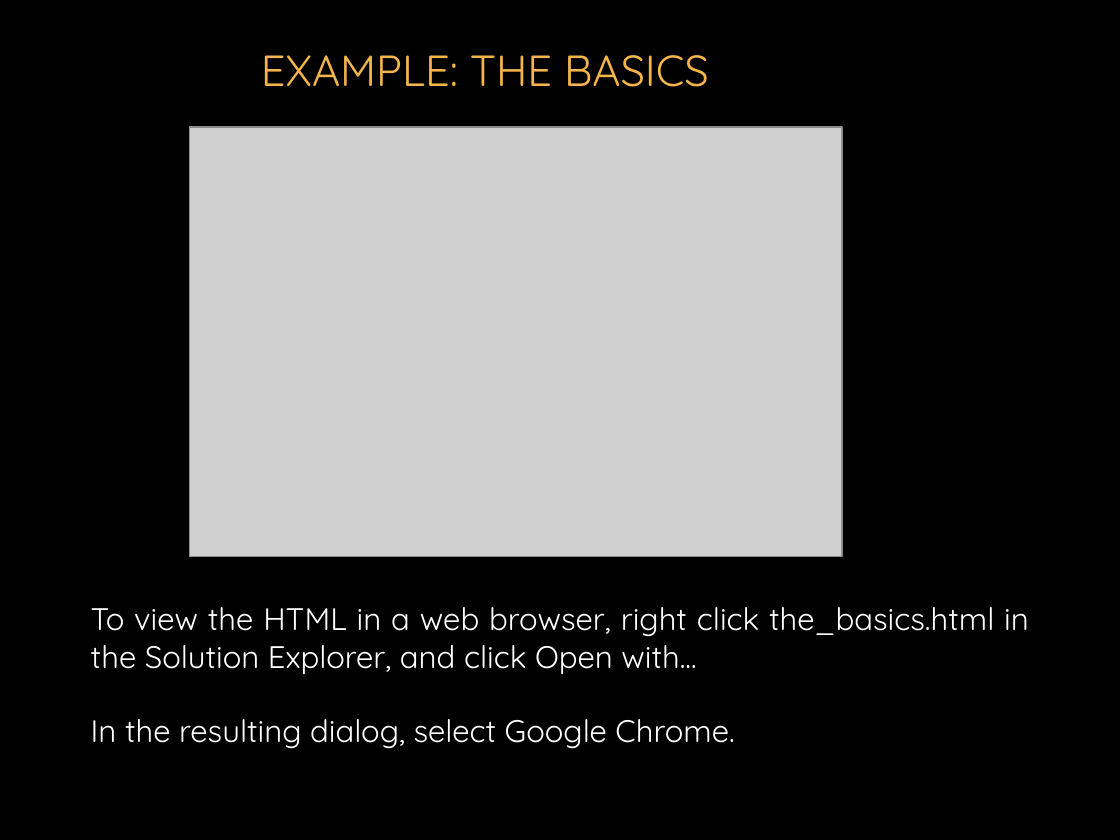
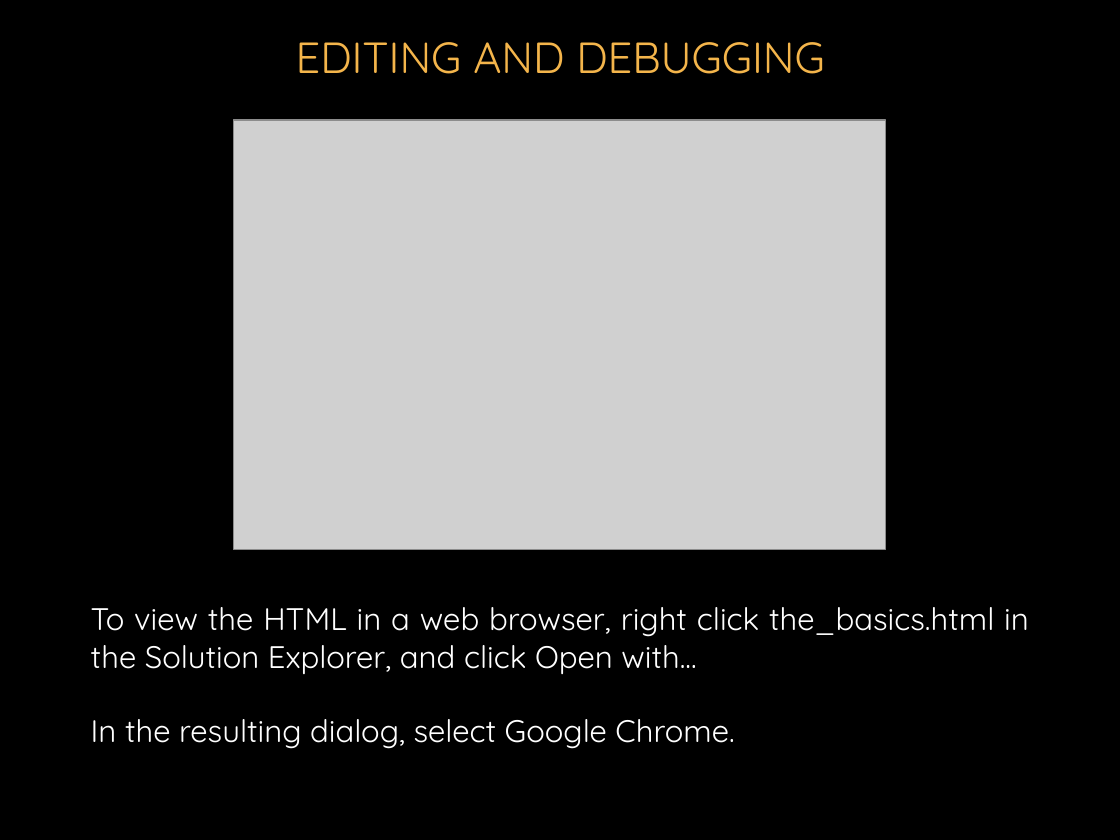
Before and after one commit to donfreiday/cpsc330-js, a slide deck: slide 35 of Javascript.pptx. Drawn at 1120x840 pixels with LibreOffice and Linux fonts; fonts in the diff are those of the drawing; grey boxes stand for pictures; background and template pictures are left out. Boxes give left, top, right and bottom in pixels: in the first picture for what was removed or moved away, otherwise in the second. Text is boxed around its words. In the diff, an @@ line names an element or a change of style, - is before the commit and + after.

```diff
--- a/Javascript.pptx
+++ b/Javascript.pptx
@@ title at (296, 42, 825, 74): text changed @@
-EXAMPLE: THE BASICS
+EDITING AND DEBUGGING
@@ picture: place and size @@
-picture at (189, 127, 842, 556)
+picture at (233, 120, 886, 549)
```
Also in this commit, not shown: 5 other slides changed, 2 slides added.
